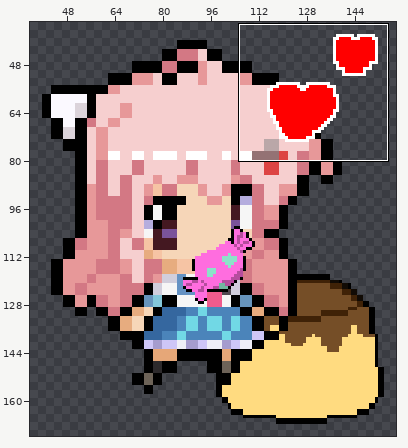
File history of a sprite sheet, Project/test2D/Assets/Icon/AdaptiveIcon/Adaptive_xxxhdpi.png. The picture above shows the old version from afar; the outline marks the close-up.
Close-up. The starting point:
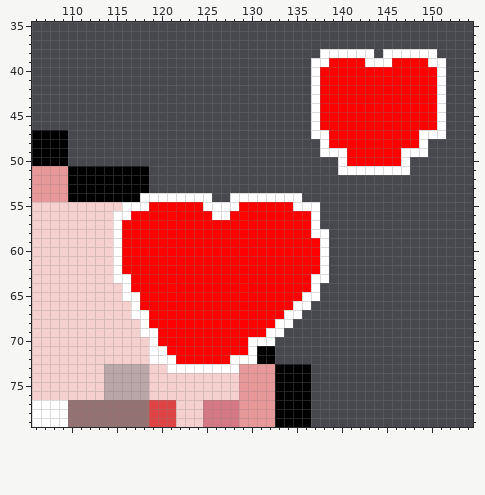
The file is 192x192 pixels. Colours within 5 levels of each other are drawn and written as one. Shown: x 106..154, y 35..79. The wide view leaves out empty margins. The commit also changed other parts of the picture, which this record leaves out.
Now the later version:
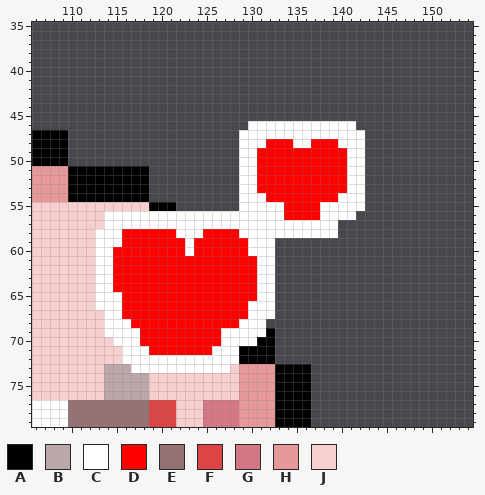
Palette (. is transparent): A #000000  B #baa7a8  C #ffffff  D #ff0000  E #947274  F #dd4443  G #d37884  H #e79899  J #f6cfcf
Diff:
Changed rows in their new state; - is an unchanged pixel.
first column x 113:
38 -------------------------......-......-
39 ------------------------...............
40 ------------------------...............
41 ------------------------...............
42 ------------------------...............
43 ------------------------...............
44 ------------------------...............
45 ------------------------...............
46 -----------------CCCCCCC-CCCC..........
47 ----------------CCCCCCCC--CCCC.........
48 ----------------CCCDDDCCDD-CCC.......--
49 ----------------CCDDDDDDDDDDCC.......--
50 ----------------CCDDDDDDDDDDCC.....----
51 ----------------CCDDDDDDDDDD--.....----
52 ----------------CCDDDDDDDDDDCC---------
53 ----------------CCDDDDDDDDDDCC---------
54 -----A.......--.---DDDDDDDDCCC---------
55 ---JJJAAA.......CCCCC-DDDCCCCC---------
56 -C--CCCCCCCCC--CCCCCC---DCCCC----------
57 -C-CCCCCCCCCCCCCCCCCCCCC-CC------------
58 CC-------CCC----CCCCCCCC--C------------
59 CC--------C------CCC......-------------
60 CCD-------C------CCC......-------------
61 CCD---------------CC......-------------
62 CCD---------------CC......-------------
63 CCDD--------------CC......-------------
64 CCDD--------------CC.....--------------
65 CCCDD-------------CC.....--------------
66 CCCDD------------CCC....---------------
67 -CCDDD-----------CCC...----------------
68 -CCCDD----------CCC...-----------------
69 -CCCCDD-------CCCCCA.------------------
70 --CCCDD-------CCC-AA-------------------
71 ---CCCDD-----CCCAA---------------------
72 ---CCC---CCCCCC-AA---------------------
73 ----CCCC-------J-----------------------
